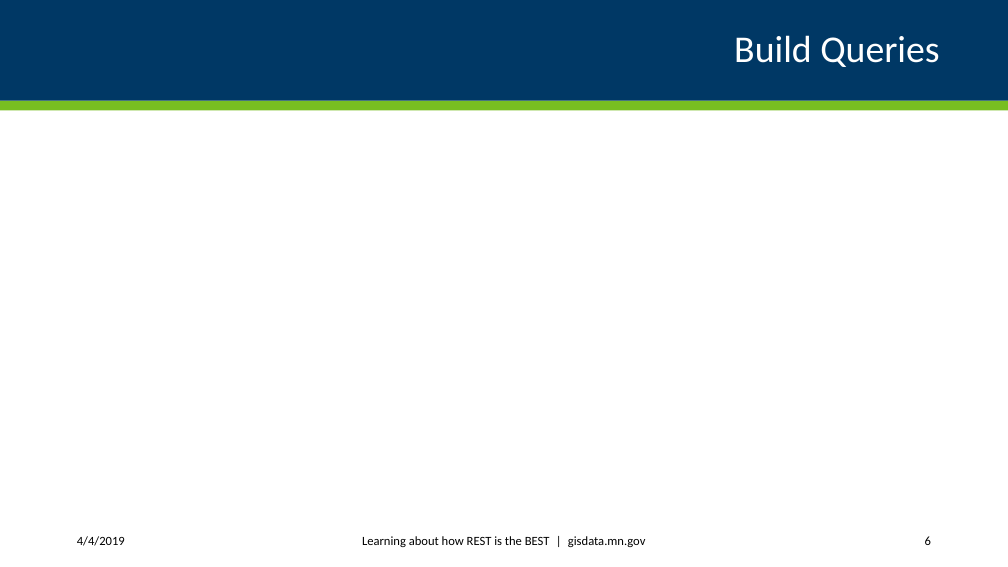
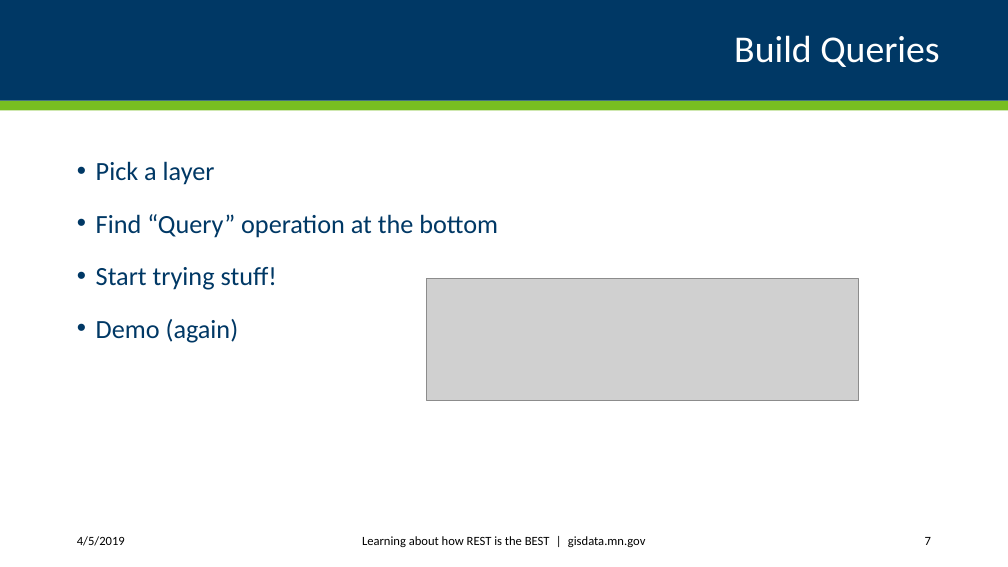
Before and after one commit to mmdolbow/RESTendpts, a slide deck: slide 7 of ppt/REST endpoint tutorial.pptx (slide 6 before the commit). Drawn at 1008x567 pixels with LibreOffice and Linux fonts; fonts in the diff are those of the drawing; grey boxes stand for pictures. Boxes give left, top, right and bottom in pixels: in the first picture for what was removed or moved away, otherwise in the second. Text is boxed around its words. In the diff, an @@ line names an element or a change of style, - is before the commit and + after.

```diff
--- a/ppt/REST endpoint tutorial.pptx
+++ b/ppt/REST endpoint tutorial.pptx
@@ text added at <box>96,161,498,343</box>, 25 pt, text #003865 @@
+• Pick a layer
+• Find “Query” operation at the bottom
+• Start trying stuff!
+• Demo (again)
@@ picture added at <box>427,279,859,400</box> @@
@@ text at <box>77,536,125,546</box>: text changed @@
-4/4/2019
+4/5/2019
@@ page number at <box>925,537,931,545</box>: text changed @@
-6
+7
```
Also in this commit, not shown: 7 other slides changed, 1 slide added.
